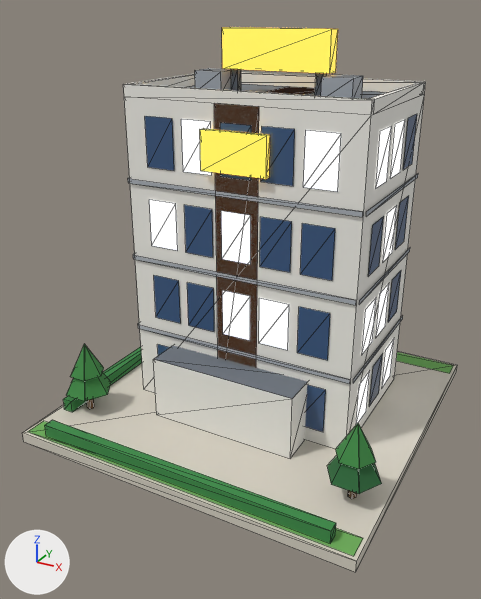
Two versions of the glTF model public/models/18.glb, one commit apart.
Before and after are seen from a 50 mm lens placed at (0.779, -1.531, 1.098), pointed at (-0.017, -0.084, 0.375). Lighting does not change. The marker at lower left points along +X, +Y and +Z. The first picture is the older version. Mesh edges are drawn as thin lines. Vertices at exactly the same position are counted once.

The older version as bpy lines, for what is in view:
```python
me_b18 = bpy.data.meshes.new('b18')
me_b18.from_pydata(...)  # 593 vertices, 517 faces; spans x -0.48..0.48, y -0.48..0.48, z 0.0..1.05
me_b18.materials.append(mat_paving)
me_b18.materials.append(mat_grass)
me_b18.materials.append(mat_hedge)
me_b18.materials.append(mat_wall_white)
me_b18.materials.append(mat_roof_flat)
me_b18.materials.append(mat_glass_dark)
me_b18.materials.append(mat_glow_window)
me_b18.materials.append(mat_slab)
me_b18.materials.append(mat_white)
me_b18.materials.append(mat_metal_dark)
me_b18.materials.append(mat_concrete)
me_b18.materials.append(mat_glow_sign)
me_b18.materials.append(mat_wall_wood)
me_b18.materials.append(mat_metal)
me_b18.materials.append(mat_trunk)
me_b18.materials.append(mat_tree_green)
me_b18.materials.append(mat_tree_dark)
ob_b18 = bpy.data.objects.new('b18', me_b18)
ob_b18.location = (0.0, 0.0, 0.0)
```
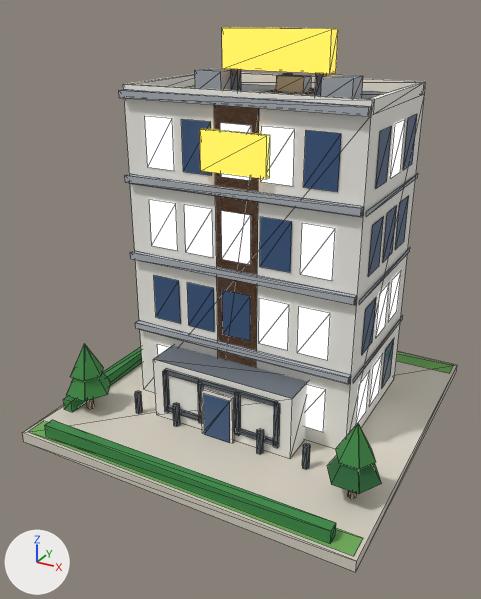
Where the change shows, as pixel boxes [x1, y1, x2, y2] in the pictures (481 x 599 px):
part 1 of me_b18, added: after [135, 321, 351, 384]
part 2 of me_b18, added: after [130, 251, 357, 305]
part 3 of me_b18, added: after [125, 174, 364, 216]
part 4 of me_b18, added: after [119, 89, 372, 116]
part 5 of me_b18, added: after [201, 388, 234, 443]
part 6 of me_b18, added: after [163, 371, 170, 413]
part 7 of me_b18, added: after [198, 382, 203, 424]
part 8 of me_b18, added: after [235, 393, 240, 436]
part 9 of me_b18, added: after [273, 403, 280, 448]
part 10 of me_b18, added: after [164, 369, 278, 406]
part 11 of me_b18, added: after [166, 406, 275, 445]
part 12 of me_b18, added (brown): after [276, 74, 311, 93]
part 13 of me_b18, added: after [135, 391, 142, 414]
part 14 of me_b18, added: after [173, 403, 180, 426]
part 15 of me_b18, added: after [257, 429, 264, 454]
part 16 of me_b18, added: after [302, 443, 310, 469]
part 17 of me_b18, added (blue): after [203, 394, 230, 443]
part 18 of me_b18, recoloured: [145, 116, 401, 432] in both
part 19 of me_b18, recoloured: [181, 119, 397, 387] in both

Patch to the scene script:
```diff
--- a/public/models/18.glb.py
+++ b/public/models/18.glb.py
@@ me_b18 @@
-me_b18.from_pydata(...)  # 593 vertices, 517 faces; spans x -0.48..0.48, y -0.48..0.48, z 0.0..1.05
+me_b18.from_pydata(...)  # 766 vertices, 739 faces; spans x -0.48..0.48, y -0.48..0.48, z 0.0..1.05
+# me_b18 part 1: the loose piece of 8 vertices spanning x -0.21..0.21, y -0.23..-0.11, z 0.03..0.21 is copied, and the copy is scaled about its middle by (1.55, 0.15, 0.1), then moved by (0.0, 0.025, 0.134), in mat_slab; it spans x -0.325..0.325, y -0.154..-0.136, z 0.245..0.263
+# me_b18 part 2: the loose piece of 8 vertices spanning x -0.09..0.09, y -0.154..-0.136, z 0.73..0.83 is copied, and the copy is scaled about its middle by (3.61, 1, 0.18), then moved by (0.0, 0.0, -0.311), in mat_slab; it spans x -0.325..0.325, y -0.154..-0.136, z 0.46..0.478
+# me_b18 part 3: the loose piece of 8 vertices spanning x -0.09..0.09, y -0.154..-0.136, z 0.73..0.83 is copied, and the copy is scaled about its middle by (3.61, 1, 0.18), then moved by (0.0, 0.0, -0.096), in mat_slab; it spans x -0.325..0.325, y -0.154..-0.136, z 0.675..0.693
+# me_b18 part 4: the loose piece of 8 vertices spanning x -0.09..0.09, y -0.154..-0.136, z 0.73..0.83 is copied, and the copy is scaled about its middle by (3.61, 1, 0.18), then moved by (0.0, 0.0, 0.119), in mat_slab; it spans x -0.325..0.325, y -0.154..-0.136, z 0.89..0.908
+# me_b18 part 5: the loose piece of 8 vertices spanning x -0.413..0.413, y -0.46..-0.43, z 0.03..0.065 is copied, and the copy is scaled about its middle by (0.116, 0.267, 4), then moved by (0.0, 0.204, 0.053), in mat_white; it spans x -0.048..0.048, y -0.245..-0.237, z 0.03..0.17
+# me_b18 part 6: the loose piece of 8 vertices spanning x -0.243..-0.157, y 0.295..0.303, z 0.03..0.16 is copied, and the copy is scaled about its middle by (0.14, 1.25, 1), then moved by (0.03, -0.531, 0.025), in mat_metal_dark; it spans x -0.176..-0.164, y -0.237..-0.227, z 0.055..0.185
+# me_b18 part 7: the loose piece of 8 vertices spanning x -0.11..-0.09, y 0.37..0.39, z 0.03..0.16 is copied, and the copy is scaled about its middle by (0.6, 0.5, 1), then moved by (0.043, -0.612, 0.025); it spans x -0.063..-0.051, y -0.237..-0.227, z 0.055..0.185
+# me_b18 part 8: the loose piece of 8 vertices spanning x 0.09..0.11, y 0.37..0.39, z 0.03..0.16 is copied, and the copy is scaled about its middle by (0.6, 0.5, 1), then moved by (-0.043, -0.612, 0.025); it spans x 0.051..0.063, y -0.237..-0.227, z 0.055..0.185
+# me_b18 part 9: the loose piece of 8 vertices spanning x 0.157..0.243, y 0.295..0.303, z 0.03..0.16 is copied, and the copy is scaled about its middle by (0.14, 1.25, 1), then moved by (-0.03, -0.531, 0.025), in mat_metal_dark; it spans x 0.164..0.176, y -0.237..-0.227, z 0.055..0.185
+# me_b18 part 10: the loose piece of 8 vertices spanning x -0.413..0.413, y -0.46..-0.43, z 0.03..0.065 is copied, and the copy is scaled about its middle by (0.412, 0.333, 0.343), then moved by (0.0, 0.213, 0.138), in mat_metal_dark; it spans x -0.17..0.17, y -0.237..-0.227, z 0.179..0.191
+# me_b18 part 11: the loose piece of 8 vertices spanning x -0.413..0.413, y -0.46..-0.43, z 0.03..0.065 is copied, and the copy is scaled about its middle by (0.412, 0.333, 0.343), then moved by (0.0, 0.213, 0.02), in mat_metal_dark; it spans x -0.17..0.17, y -0.237..-0.227, z 0.061..0.073
+# me_b18 part 12: the loose piece of 8 vertices spanning x -0.15..0.15, y 0.06..0.1, z 0.95..1.05 is copied, and the copy is scaled about its middle by (0.267, 1.25, 0.4), then moved by (0.0, 0.1, -0.09); it spans x -0.04..0.04, y 0.155..0.205, z 0.89..0.93
+# me_b18 part 13: a new loose piece of 13 vertices spanning x -0.27..-0.25, y -0.254..-0.236, z 0.032..0.097, in mat_metal_dark
+# me_b18 part 14: a new loose piece of 13 vertices spanning x -0.14..-0.12, y -0.254..-0.236, z 0.032..0.097, in mat_metal_dark
+# me_b18 part 15: a new loose piece of 13 vertices spanning x 0.12..0.14, y -0.254..-0.236, z 0.032..0.097, in mat_metal_dark
+# me_b18 part 16: a new loose piece of 13 vertices spanning x 0.25..0.27, y -0.254..-0.236, z 0.032..0.097, in mat_metal_dark
+# me_b18 part 17: 4 vertices added at x -0.04..0.04, y -0.246, z 0.03..0.16
+# me_b18 part 18: 36 faces spanning x -0.328..0.328, y -0.138..0.298, z 0.073..0.847 switch from mat_glass_dark to mat_glow_window
+# me_b18 part 19: 36 faces spanning x -0.328..0.328, y -0.138..0.298, z 0.073..0.847 switch from mat_glow_window to mat_glass_dark
+# other edits to the shape of me_b18 do not show in these pictures
 me_b18.materials.append(mat_paving)
```
